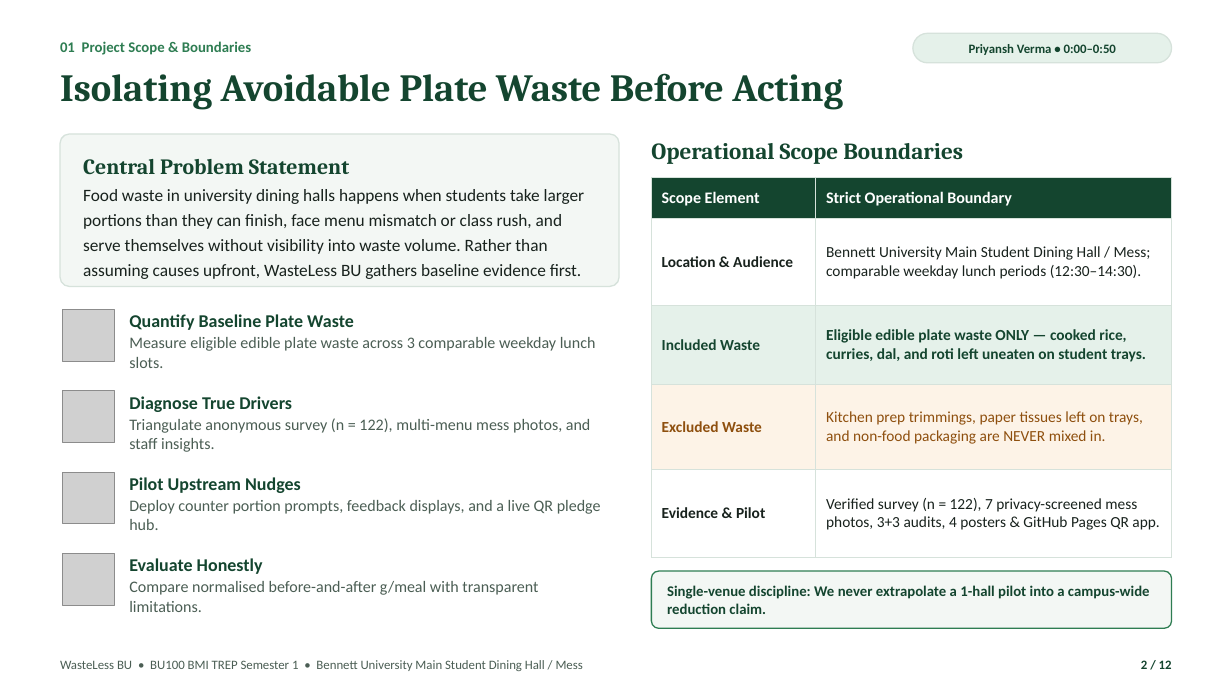
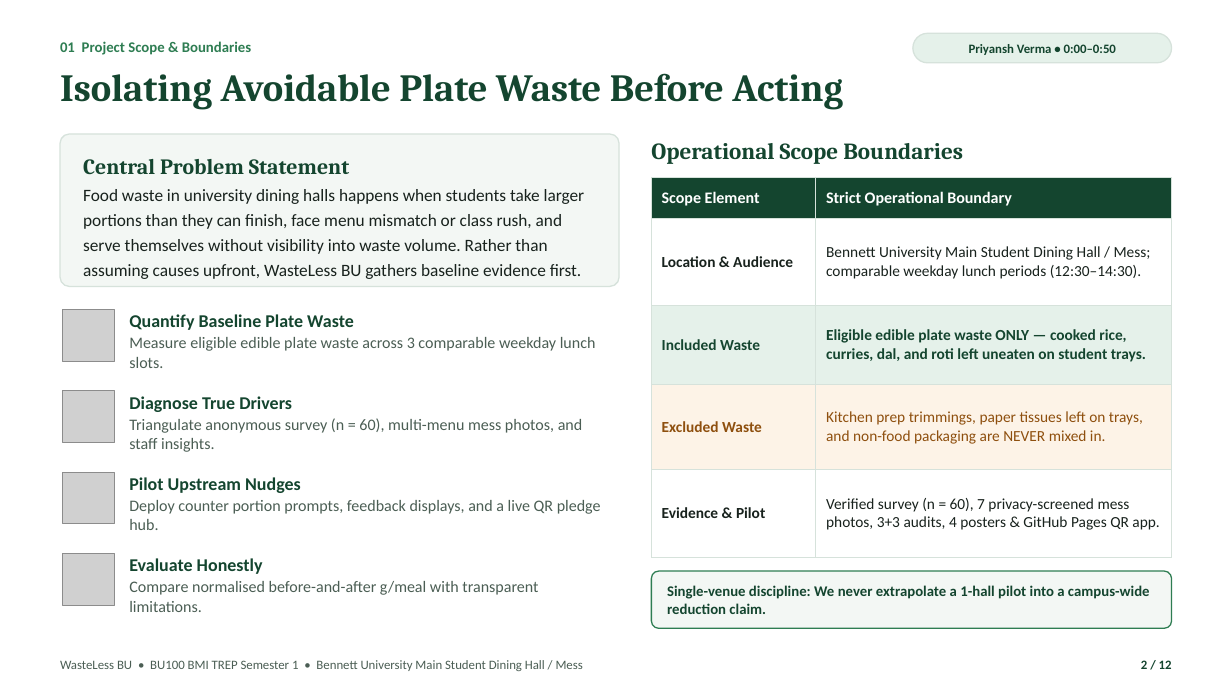
Before and after one commit to PRIYANSHVERMA-droid/wasteless-bu, a slide deck: slide 2 of WasteLess_BU_Pitch_Deck.pptx. Drawn at 1232x693 pixels with LibreOffice and Linux fonts; fonts in the diff are those of the drawing; grey boxes stand for pictures. Boxes give left, top, right and bottom in pixels: in the first picture for what was removed or moved away, otherwise in the second. Text is boxed around its words. In the diff, an @@ line names an element or a change of style, - is before the commit and + after.

Commit message:
Replace survey dataset with verified n=60 Google Forms CSV across website, posters, DOCX dossier, and PPTX pitch deck

```diff
--- a/WasteLess_BU_Pitch_Deck.pptx
+++ b/WasteLess_BU_Pitch_Deck.pptx
@@ table at [652, 177, 1172, 534] @@
-row 5, column 2: Verified survey (n = 122), 7 privacy-screened mess photos, 3+3 audits, 4 posters & GitHub Pages QR app.
+row 5, column 2: Verified survey (n = 60), 7 privacy-screened mess photos, 3+3 audits, 4 posters & GitHub Pages QR app.
@@ text at [129, 418, 583, 452]: text changed @@
-Triangulate anonymous survey (n = 122), multi-menu mess photos, and staff insights.
+Triangulate anonymous survey (n = 60), multi-menu mess photos, and staff insights.
```
Also in this commit, not shown: 6 other slides changed, 9 other files.
